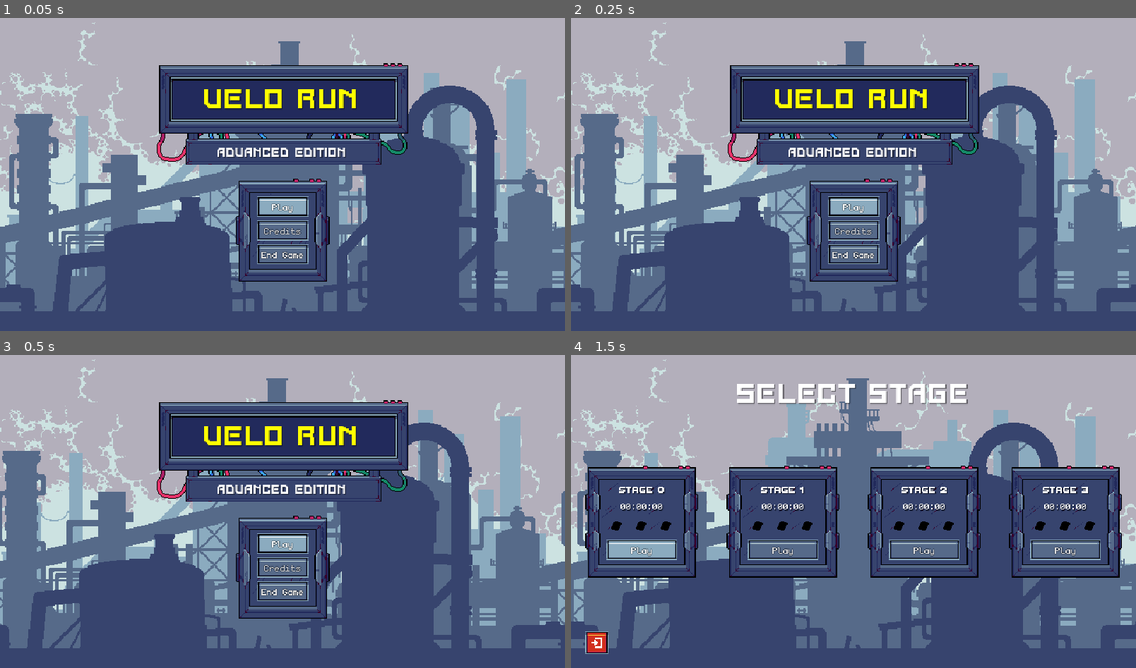
Above: before the commit, frames 1-4 (two rows, left to right).
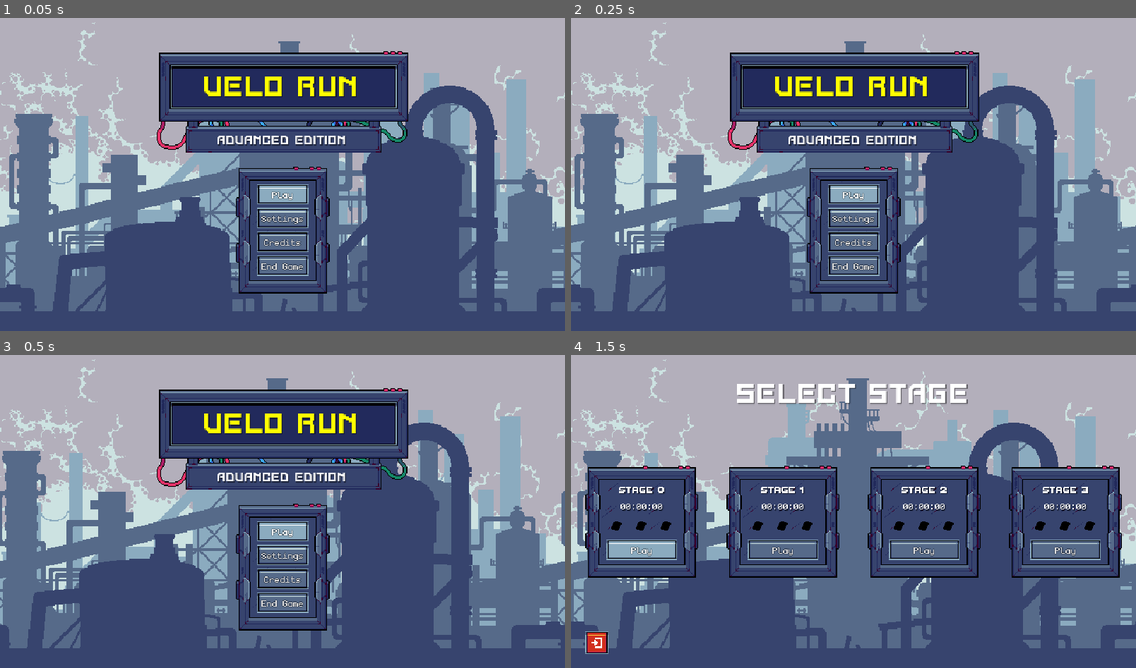
Above: after the commit, the same moments.

Repository: Reapler59/Velorun-Advanced
Game: Godot game, scene res://src/interfaces/titlescreen.tscn
Two runs of this game, one before a commit and one after it. Both use one fixed random seed, a clock stepped at 60 frames per second and the inputs below.
Inputs (mouse positions are in pixels of both pictures, inside the frame that each line leads up to):
- Up to frame 1 (0.05 s): no input
- Up to frame 2 (0.25 s): no input
- Up to frame 3 (0.5 s): no input
- Up to frame 4 (1.5 s): click (853, 555) at 0.5 s, where only the run after the commit has a clickable "Settings"; click "Play" at 1.25 s

The runs differ from the first frame. In frame 1, 15% of the frame differs, in the area x 27-73%, y 10-89%; in frame 2, 15%; in frame 3, 15%; in frame 4, nothing differs.

Commit message:
added settings screen

Diff:
--- a/src/entities/timed_platform.gd
+++ b/src/entities/timed_platform.gd
@@ -5,7 +5,7 @@
 @onready var sprite = $Sprite2D
 
 
-@export var cooldown := 1.0
+@export var cooldown := 1.2
 @export var is_up : bool = true
 @export var is_static: bool = false
 
--- /dev/null
+++ b/src/interfaces/settings.tscn
@@ -0,0 +1,55 @@
+[gd_scene load_steps=3 format=3 uid="uid://che3aplcls8ou"]
+
+[ext_resource type="PackedScene" uid="uid://bsr4kcif0a44b" path="res://src/components/background.tscn" id="1_7d1le"]
+[ext_resource type="Theme" uid="uid://b1b8etb0755dh" path="res://res/themes/menu.theme" id="1_jk118"]
+
+[node name="Settings" type="Control"]
+layout_mode = 3
+anchors_preset = 15
+anchor_right = 1.0
+anchor_bottom = 1.0
+grow_horizontal = 2
+grow_vertical = 2
+theme = ExtResource("1_jk118")
+
+[node name="Background" parent="." instance=ExtResource("1_7d1le")]
+speed = 160
+
+[node name="MarginContainer" type="MarginContainer" parent="."]
+layout_mode = 1
+anchors_preset = 15
+anchor_right = 1.0
+anchor_bottom = 1.0
+grow_horizontal = 2
+grow_vertical = 2
+theme = ExtResource("1_jk118")
+
+[node name="PanelContainer" type="PanelContainer" parent="MarginContainer"]
+layout_mode = 2
+size_flags_horizontal = 4
+size_flags_vertical = 4
+
+[node name="VBoxContainer" type="VBoxContainer" parent="MarginContainer/PanelContainer"]
+layout_mode = 2
+
+[node name="Fullscreen" type="HBoxContainer" parent="MarginContainer/PanelContainer/VBoxContainer"]
+layout_mode = 2
+alignment = 2
+
+[node name="CheckBox" type="CheckBox" parent="MarginContainer/PanelContainer/VBoxContainer/Fullscreen"]
+layout_mode = 2
+theme = ExtResource("1_jk118")
+
+[node name="Label" type="Label" parent="MarginContainer/PanelContainer/VBoxContainer/Fullscreen"]
+layout_mode = 2
+text = "Fullscreen"
+
+[node name="HBoxContainer" type="HBoxContainer" parent="MarginContainer/PanelContainer/VBoxContainer"]
+layout_mode = 2
+
+[node name="Label" type="Label" parent="MarginContainer/PanelContainer/VBoxContainer/HBoxContainer"]
+layout_mode = 2
+text = "Resolution"
+
+[node name="OptionButton" type="OptionButton" parent="MarginContainer/PanelContainer/VBoxContainer/HBoxContainer"]
+layout_mode = 2
--- a/src/interfaces/titlescreen.gd
+++ b/src/interfaces/titlescreen.gd
@@ -4,6 +4,7 @@
 @onready var button_play = $MarginContainer/VBoxContainer/PanelContainer/VBoxContainer/ButtonPlay
 @onready var button_credits = $MarginContainer/VBoxContainer/PanelContainer/VBoxContainer/ButtonCredits
 @onready var button_exit = $MarginContainer/VBoxContainer/PanelContainer/VBoxContainer/ButtonExit
+@onready var button_options: Button = $MarginContainer/VBoxContainer/PanelContainer/VBoxContainer/ButtonOptions
 
 @onready var stage_select = load("res://src/interfaces/stage_select.tscn")
 @onready var credits = load("res://src/interfaces/credits.tscn")
@@ -25,6 +26,9 @@
 func _on_button_credits_pressed():
 	get_tree().change_scene_to_packed(credits)
 
+func _on_button_options_pressed() -> void:
+	pass # Replace with function body.
+
 func _on_button_exit_pressed():
 	get_tree().quit()
 
@@ -37,4 +41,7 @@
 
 func _on_button_exit_mouse_entered():
 	button_exit.grab_focus()
+
+func _on_button_options_mouse_entered() -> void:
+	button_options.grab_focus()
 #endregion
--- a/src/interfaces/titlescreen.tscn
+++ b/src/interfaces/titlescreen.tscn
@@ -76,17 +76,25 @@
 
 [node name="ButtonPlay" type="Button" parent="MarginContainer/VBoxContainer/PanelContainer/VBoxContainer"]
 layout_mode = 2
-focus_neighbor_bottom = NodePath("../ButtonCredits")
-focus_next = NodePath("../ButtonCredits")
+focus_neighbor_bottom = NodePath("../ButtonOptions")
+focus_next = NodePath("../ButtonOptions")
 theme = ExtResource("2_vgfjt")
 text = "Play"
 
+[node name="ButtonOptions" type="Button" parent="MarginContainer/VBoxContainer/PanelContainer/VBoxContainer"]
+layout_mode = 2
+focus_neighbor_top = NodePath("../ButtonPlay")
+focus_neighbor_bottom = NodePath("../ButtonCredits")
+focus_next = NodePath("../ButtonCredits")
+focus_previous = NodePath("../ButtonPlay")
+text = "Settings"
+
 [node name="ButtonCredits" type="Button" parent="MarginContainer/VBoxContainer/PanelContainer/VBoxContainer"]
 layout_mode = 2
-focus_neighbor_top = NodePath("../ButtonPlay")
+focus_neighbor_top = NodePath("../ButtonOptions")
 focus_neighbor_bottom = NodePath("../ButtonExit")
 focus_next = NodePath("../ButtonExit")
-focus_previous = NodePath("../ButtonPlay")
+focus_previous = NodePath("../ButtonOptions")
 text = "Credits"
 
 [node name="ButtonExit" type="Button" parent="MarginContainer/VBoxContainer/PanelContainer/VBoxContainer"]
@@ -98,6 +106,8 @@
 
 [connection signal="mouse_entered" from="MarginContainer/VBoxContainer/PanelContainer/VBoxContainer/ButtonPlay" to="." method="_on_button_play_mouse_entered"]
 [connection signal="pressed" from="MarginContainer/VBoxContainer/PanelContainer/VBoxContainer/ButtonPlay" to="." method="_on_button_play_pressed"]
+[connection signal="mouse_entered" from="MarginContainer/VBoxContainer/PanelContainer/VBoxContainer/ButtonOptions" to="." method="_on_button_options_mouse_entered"]
+[connection signal="pressed" from="MarginContainer/VBoxContainer/PanelContainer/VBoxContainer/ButtonOptions" to="." method="_on_button_options_pressed"]
 [connection signal="mouse_entered" from="MarginContainer/VBoxContainer/PanelContainer/VBoxContainer/ButtonCredits" to="." method="_on_button_credits_mouse_entered"]
 [connection signal="pressed" from="MarginContainer/VBoxContainer/PanelContainer/VBoxContainer/ButtonCredits" to="." method="_on_button_credits_pressed"]
 [connection signal="mouse_entered" from="MarginContainer/VBoxContainer/PanelContainer/VBoxContainer/ButtonExit" to="." method="_on_button_exit_mouse_entered"]
--- a/src/util/data_manager.gd
+++ b/src/util/data_manager.gd
@@ -18,3 +18,8 @@
 
 func get_stage_data(id: int) -> StageData:
 	return stages[id]
+
+func reset_data() -> void:
+	for i in stages:
+		stages[i] = StageData.new()
+		stages[i].stage_name = "Stage " + i
Binary file changed: res/themes/menu.theme
